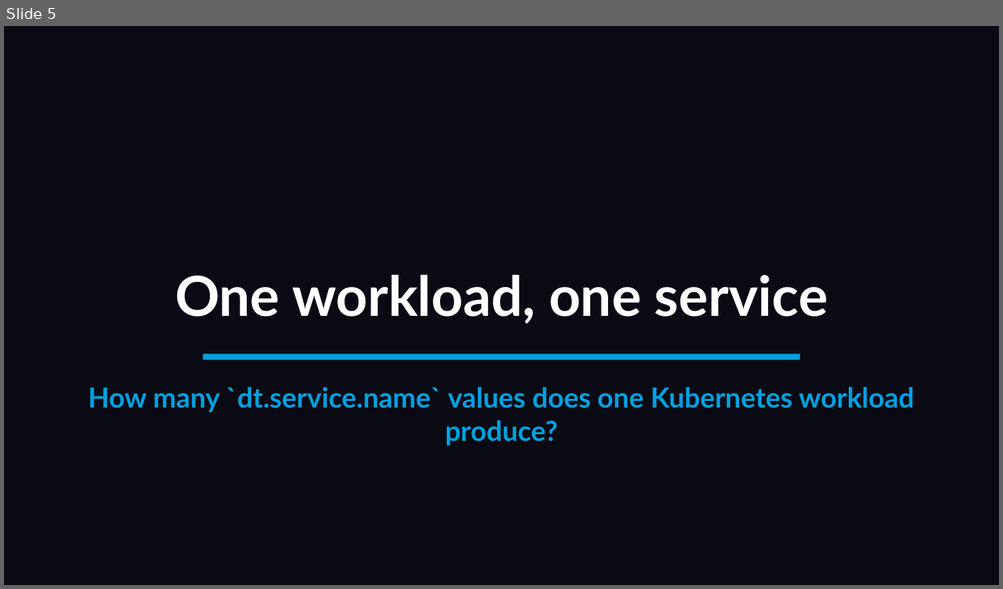
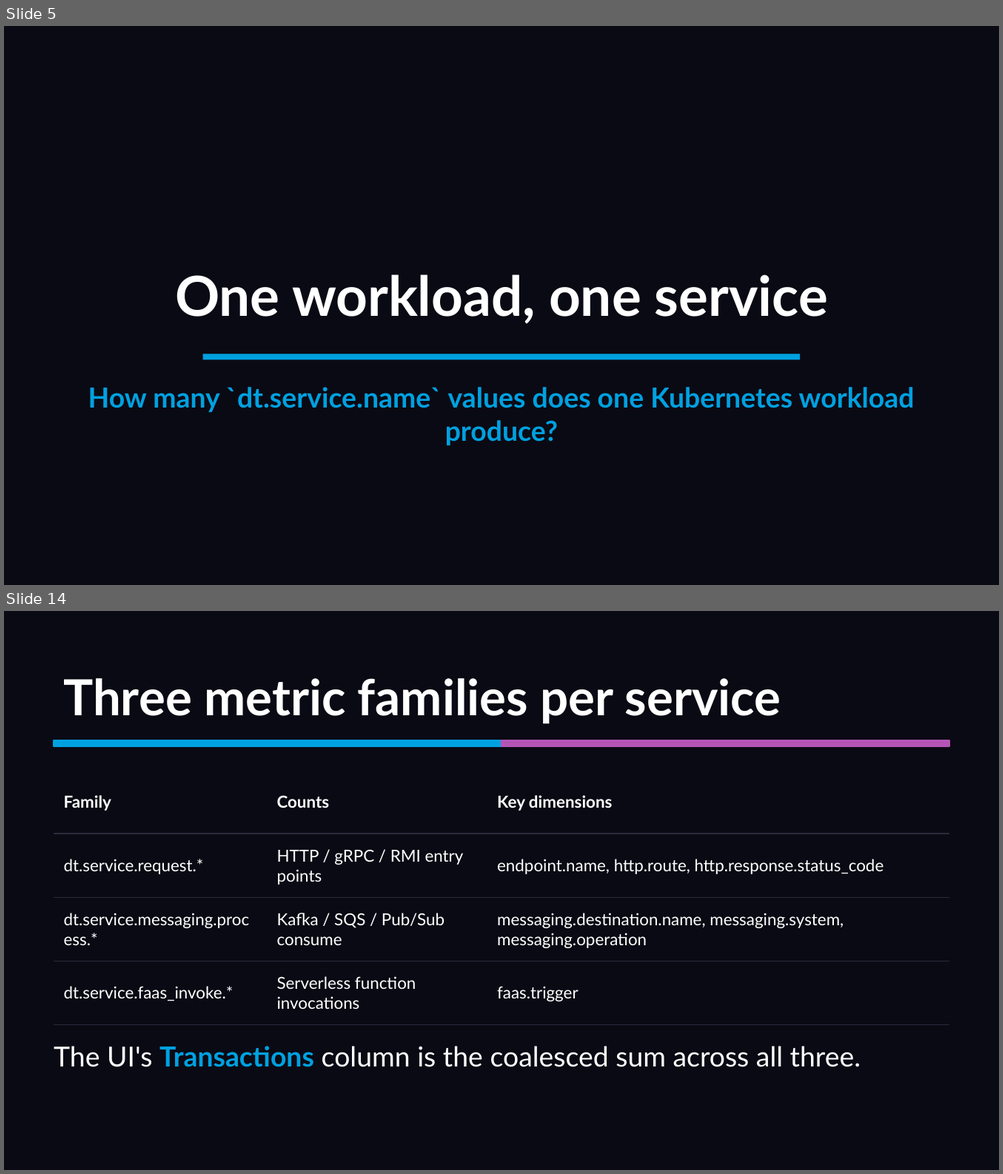
Before and after one commit to mreider/orders-demo, a slide deck: presentation/sdv2-presentation.pptx. Shown one above the other, each under a label of ours: slide 5 before the commit, slides 5 and 14 after it; the slides between them are not shown. The pictures are 1003x589 and 1003x1174 pixels, drawn with LibreOffice and Linux fonts; fonts in the diff are those of the drawing. Boxes give left, top, right and bottom in pixels: in the first picture for what was removed or moved away, otherwise in the second. Text is boxed around its words. In the diff, an @@ line names an element or a change of style, - is before the commit and + after.

```diff
--- a/presentation/sdv2-presentation.pptx
+++ b/presentation/sdv2-presentation.pptx
@@ slide 14 added at [4, 611, 999, 1170], background #0A0A14 @@
@@ text added at [63, 678, 781, 724], 36 pt, text #FFFFFF, bold @@
+Three metric families per service
@@ rectangle added at [54, 741, 501, 746], fill #00A1E0, outline #00A1E0 1 pt @@
@@ rectangle added at [501, 741, 949, 746], fill #B455B6, outline #B455B6 1 pt @@
@@ table added at [54, 770, 948, 1012], 4 rows, 3 columns @@
+Family | Counts | Key dimensions
+dt.service.request.* | HTTP / gRPC / RMI entry points | endpoint.name, http.route, http.response.status_code
+dt.service.messaging.process.* | Kafka / SQS / Pub/Sub consume | messaging.destination.name, messaging.system, messaging.operation
+dt.service.faas_invoke.* | Serverless function invocations | faas.trigger
@@ text added at [54, 1046, 860, 1068], 20 pt, text #FFFFFF @@
+The UI's Transactions column is the coalesced sum across all three.
```
Also in this commit, not shown: 6 slides changed, 10 other slides added, 52 slides removed, 54 other files.
